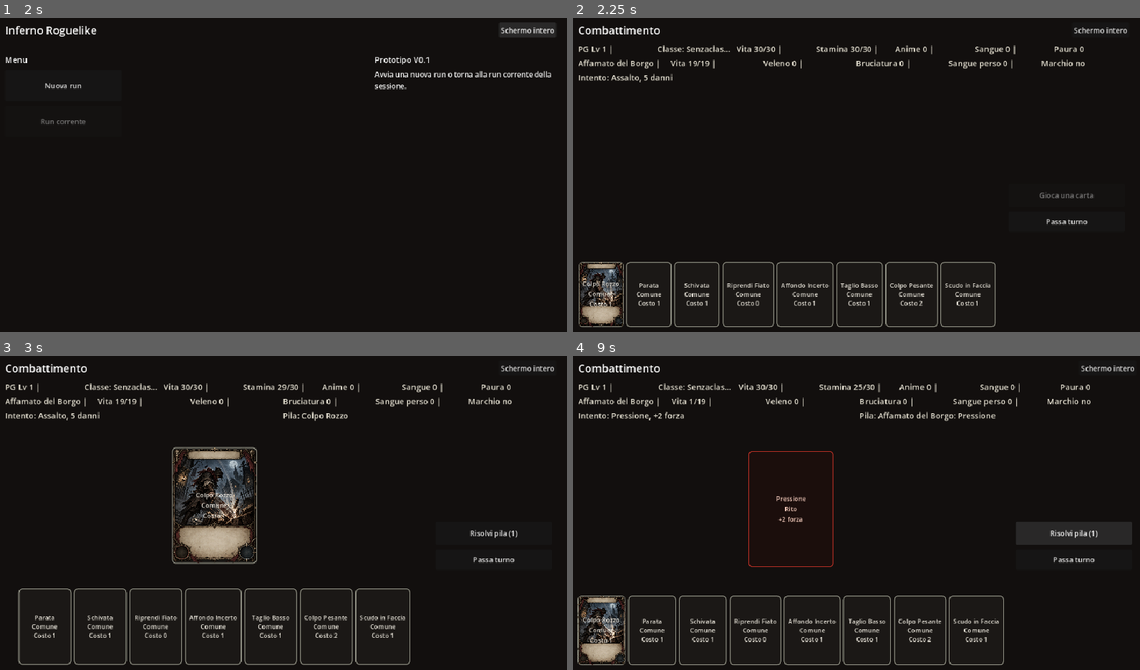
Above: before the commit, frames 1-4 (two rows, left to right).
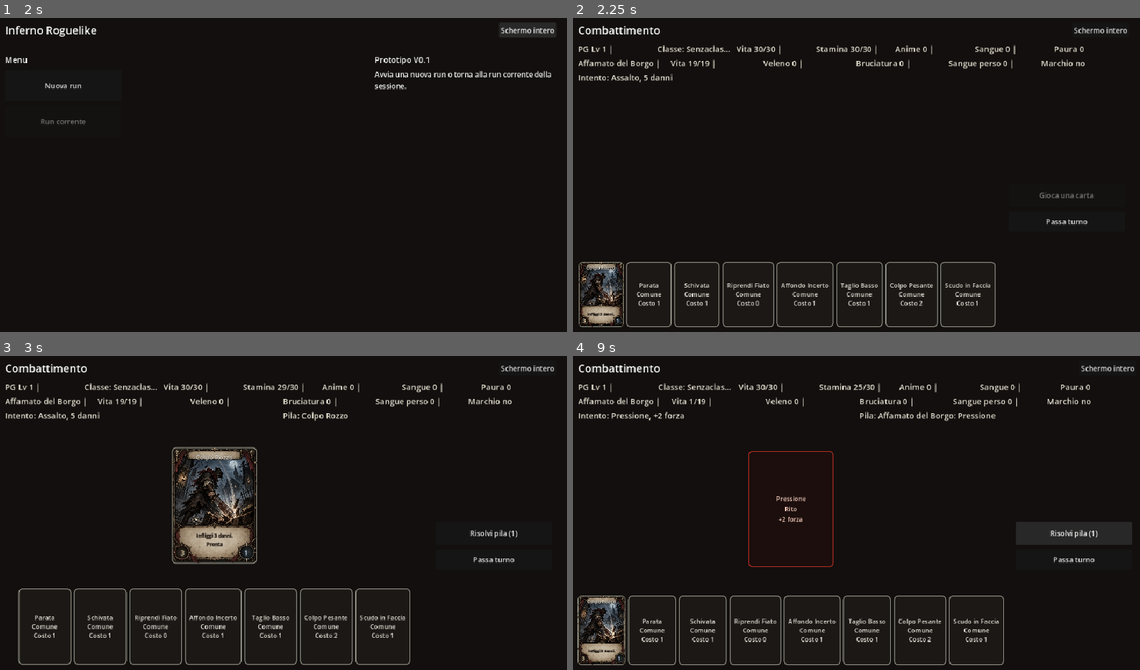
Above: after the commit, the same moments.

Repository: Chivas1504/Gioco
Game: Godot game, scene res://scenes/main.tscn
Same seed, same stepped clock (60 frames per second), same inputs: the game is played once before the commit and once after it.
Inputs (mouse positions are in pixels of both pictures, inside the frame that each line leads up to):
- Up to frame 1 (2 s): click "Schermo intero" at 0.5 s; click "Finestra" at 1.25 s
- Up to frame 2 (2.25 s): click "Nuova run" at 2 s
- Up to frame 3 (3 s): click (28, 632) at 2.75 s, where only the run before the commit has a clickable "Colpo Rozzo Comune Costo 1"
- Up to frame 4 (9 s): click "Parata Comune Costo 1" at 3.5 s; click "Schivata Comune Costo 1" at 4.25 s; click "Riprendi Fiato Comune Costo 0" at 5 s; click "Affondo Incerto Comune Costo 1" at 5.75 s; click "Taglio Basso Comune Costo 1" at 6.5 s; click "Colpo Pesante Comune Costo 2" at 7.25 s; click "Scudo in Faccia Comune Costo 1" at 8 s; click "Risolvi pila (8)" at 8.75 s

Frame 1 is identical in both runs. In frame 2, 0.2% of the frame differs, in the area x 1-9%, y 78-98%; in frame 3, 0.3%, in the area x 31-44%, y 31-64%; in frame 4, 0.2%.

Commit message:
Posiziona overlay dinamico su asset carta

Diff:
--- a/scripts/main.gd
+++ b/scripts/main.gd
@@ -556,7 +556,7 @@
 		button.tooltip_text = "Classe: %s" % _get_class_display_text(String(card.get("class_id", CardRules.CLASS_NEUTRAL)))
 		button.disabled = not combat_state.can_play_card(card_id)
 		_apply_card_button_style(button, card)
-		_add_card_button_content(button, card_id, _get_hand_card_display_text(card_id, cost), Color(0.92, 0.90, 0.86), 14)
+		_add_card_button_content(button, card_id, _get_hand_card_display_text(card_id, cost), Color(0.92, 0.90, 0.86), 11, "", cost)
 		button.mouse_entered.connect(_on_hand_card_mouse_entered.bind(card_id, button))
 		button.mouse_exited.connect(_on_hand_card_mouse_exited.bind(button))
 		button.pressed.connect(_on_card_pressed.bind(card_id))
@@ -601,8 +601,11 @@
 			var card = GameDatabase.get_card(card_id)
 			stack_card.tooltip_text = _get_card_display_text(card_id, "in pila", "Pronta")
 			_apply_card_panel_style(stack_card, card)
-			_add_card_art_layer(stack_card, card)
-			_add_stack_card_label(stack_card, _get_stack_player_card_display_text(card_id), Color(0.92, 0.90, 0.86))
+			if _add_card_art_layer(stack_card, card):
+				var stack_cost = combat_state.get_card_cost_for_current_intent(card_id)
+				_add_card_art_overlay(stack_card, card_id, Color(0.92, 0.90, 0.86), 14, "Pronta", stack_cost)
+			else:
+				_add_stack_card_label(stack_card, _get_stack_player_card_display_text(card_id), Color(0.92, 0.90, 0.86))
 		stack_card.mouse_entered.connect(_on_stack_card_mouse_entered.bind(entry, stack_card))
 		stack_card.mouse_exited.connect(_on_stack_card_mouse_exited.bind(stack_card, index))
 		stack_board.add_child(stack_card)
@@ -712,7 +715,7 @@
 		reward_button.size_flags_vertical = Control.SIZE_SHRINK_CENTER
 		reward_button.disabled = reward_card_claimed
 		_apply_card_button_style(reward_button, card)
-		_add_card_button_content(reward_button, card_id, _get_card_display_text(card_id, "ricompensa", "Scegli"), Color(0.92, 0.90, 0.86), 14)
+		_add_card_button_content(reward_button, card_id, _get_card_display_text(card_id, "ricompensa", "Scegli"), Color(0.92, 0.90, 0.86), 14, "Scegli")
 		reward_button.pressed.connect(_on_reward_card_pressed.bind(card_id))
 		reward_grid.add_child(reward_button)
 
@@ -814,7 +817,7 @@
 		card_button.size = Vector2(SHOP_CARD_WIDTH, SHOP_CARD_HEIGHT)
 		card_button.disabled = run_state.get_material("anime") < cost or run_state.collection.size() >= CardRules.COLLECTION_MAX
 		_apply_card_button_style(card_button, card)
-		_add_card_button_content(card_button, card_id, _get_card_display_text(card_id, "%d anime" % cost, "Compra"), Color(0.92, 0.90, 0.86), 12)
+		_add_card_button_content(card_button, card_id, _get_card_display_text(card_id, "%d anime" % cost, "Compra"), Color(0.92, 0.90, 0.86), 11, "Compra\n%d anime" % cost)
 		card_button.pressed.connect(_on_shop_card_buy_pressed.bind(card_id))
 		grid.add_child(card_button)
 
@@ -1065,7 +1068,7 @@
 		level_button.size_flags_horizontal = Control.SIZE_SHRINK_CENTER
 		level_button.disabled = run_state.get_material("anime") < run_state.next_level_cost()
 		_apply_card_button_style(level_button, card)
-		_add_card_button_content(level_button, card_id, _get_card_display_text(card_id, "a +%d" % (run_state.get_card_level(card_id) + 1), "Potenzia"), Color(0.92, 0.90, 0.86), 14)
+		_add_card_button_content(level_button, card_id, _get_card_display_text(card_id, "a +%d" % (run_state.get_card_level(card_id) + 1), "Potenzia"), Color(0.92, 0.90, 0.86), 14, "Potenzia\na +%d" % (run_state.get_card_level(card_id) + 1))
 		level_button.pressed.connect(_on_level_popup_card_pressed.bind(card_id))
 		grid.add_child(level_button)
 
@@ -1366,14 +1369,14 @@
 	_add_fixed_card_label(panel, text, color, 14)
 
 
-func _add_card_button_content(button: Button, card_id: String, text: String, color: Color, font_size: int) -> void:
+func _add_card_button_content(button: Button, card_id: String, text: String, color: Color, font_size: int, action_text: String = "", cost_override: int = -1) -> void:
 	var card: Dictionary = GameDatabase.get_card(card_id)
 	if _add_card_art_layer(button, card):
 		button.text = ""
 	else:
 		button.text = text
 		return
-	_add_fixed_card_label(button, text, color, font_size)
+	_add_card_art_overlay(button, card_id, color, font_size, action_text, cost_override)
 
 
 func _add_card_art_layer(parent: Control, card: Dictionary) -> bool:
@@ -1397,6 +1400,64 @@
 	return true
 
 
+func _add_card_art_overlay(parent: Control, card_id: String, color: Color, font_size: int, action_text: String = "", cost_override: int = -1) -> void:
+	var card: Dictionary = GameDatabase.get_card(card_id)
+	if card.is_empty():
+		return
+	var level: int = run_state.get_card_level(card_id)
+	var level_text: String = " +%d" % level if level > 0 else ""
+	var title_text: String = "%s%s" % [String(card.get("name", card_id)), level_text]
+	var effect_text: String = String(card.get("effect_text", ""))
+	if not action_text.is_empty():
+		effect_text = "%s\n%s" % [effect_text, action_text]
+	var cost: int = cost_override if cost_override >= 0 else _get_card_base_cost_for_overlay(card)
+	var damage_text: String = _get_card_damage_text(card, level)
+
+	_add_card_art_text(parent, title_text, Rect2(0.13, 0.035, 0.74, 0.105), color, max(8, font_size), HORIZONTAL_ALIGNMENT_CENTER, VERTICAL_ALIGNMENT_CENTER)
+	_add_card_art_text(parent, effect_text, Rect2(0.15, 0.71, 0.70, 0.18), Color(0.17, 0.13, 0.10), max(7, font_size - 3), HORIZONTAL_ALIGNMENT_CENTER, VERTICAL_ALIGNMENT_CENTER)
+	_add_card_art_text(parent, damage_text, Rect2(0.035, 0.845, 0.18, 0.12), Color(0.96, 0.88, 0.72), max(9, font_size + 2), HORIZONTAL_ALIGNMENT_CENTER, VERTICAL_ALIGNMENT_CENTER)
+	_add_card_art_text(parent, "%d" % cost, Rect2(0.785, 0.845, 0.18, 0.12), Color(0.72, 0.86, 1.0), max(9, font_size + 2), HORIZONTAL_ALIGNMENT_CENTER, VERTICAL_ALIGNMENT_CENTER)
+
+
+func _add_card_art_text(parent: Control, text: String, anchor_rect: Rect2, color: Color, font_size: int, horizontal: HorizontalAlignment, vertical: VerticalAlignment) -> void:
+	var label: Label = Label.new()
+	label.anchor_left = anchor_rect.position.x
+	label.anchor_top = anchor_rect.position.y
+	label.anchor_right = anchor_rect.position.x + anchor_rect.size.x
+	label.anchor_bottom = anchor_rect.position.y + anchor_rect.size.y
+	label.offset_left = 0
+	label.offset_top = 0
+	label.offset_right = 0
+	label.offset_bottom = 0
+	label.text = text
+	label.horizontal_alignment = horizontal
+	label.vertical_alignment = vertical
+	label.autowrap_mode = TextServer.AUTOWRAP_WORD_SMART
+	label.clip_text = true
+	label.mouse_filter = Control.MOUSE_FILTER_IGNORE
+	label.add_theme_color_override("font_color", color)
+	label.add_theme_color_override("font_outline_color", Color(0.03, 0.025, 0.02))
+	label.add_theme_constant_override("outline_size", 2)
+	label.add_theme_font_size_override("font_size", font_size)
+	parent.add_child(label)
+
+
+func _get_card_damage_text(card: Dictionary, level: int) -> String:
+	var effects: Dictionary = {}
+	if card.has("effects"):
+		effects = card["effects"]
+	var damage: int = int(effects.get("damage", 0)) + level * int(effects.get("damage_per_level", 0))
+	if damage <= 0:
+		return "-"
+	return "%d" % damage
+
+
+func _get_card_base_cost_for_overlay(card: Dictionary) -> int:
+	if card.is_empty():
+		return 0
+	return GameDatabase.get_base_stamina_cost(card, run_state.active_class, run_state.collection)
+
+
 func _add_fixed_card_label(parent: Control, text: String, color: Color, font_size: int) -> void:
 	var label = Label.new()
 	label.set_anchors_preset(Control.PRESET_FULL_RECT)
@@ -1759,7 +1820,7 @@
 		level_button.size_flags_horizontal = Control.SIZE_SHRINK_CENTER
 		level_button.disabled = run_state.get_material("anime") < run_state.next_level_cost()
 		_apply_card_button_style(level_button, card)
-		_add_card_button_content(level_button, card_id, _get_card_display_text(card_id, "a +%d" % (run_state.get_card_level(card_id) + 1), "Potenzia"), Color(0.92, 0.90, 0.86), 14)
+		_add_card_button_content(level_button, card_id, _get_card_display_text(card_id, "a +%d" % (run_state.get_card_level(card_id) + 1), "Potenzia"), Color(0.92, 0.90, 0.86), 14, "Potenzia\na +%d" % (run_state.get_card_level(card_id) + 1))
 		level_button.pressed.connect(_on_level_up_pressed.bind(card_id))
 		level_grid.add_child(level_button)
 
@@ -1920,7 +1981,7 @@
 		level_button.custom_minimum_size = Vector2(CARD_WIDTH, CARD_HEIGHT)
 		level_button.disabled = run_state.get_material("anime") < run_state.next_level_cost()
 		_apply_card_button_style(level_button, card)
-		_add_card_button_content(level_button, card_id, _get_card_display_text(card_id, "a +%d" % (run_state.get_card_level(card_id) + 1), "Potenzia"), Color(0.92, 0.90, 0.86), 14)
+		_add_card_button_content(level_button, card_id, _get_card_display_text(card_id, "a +%d" % (run_state.get_card_level(card_id) + 1), "Potenzia"), Color(0.92, 0.90, 0.86), 14, "Potenzia\na +%d" % (run_state.get_card_level(card_id) + 1))
 		level_button.pressed.connect(_on_level_up_pressed.bind(card_id))
 		safe_panel.add_child(level_button)
 
